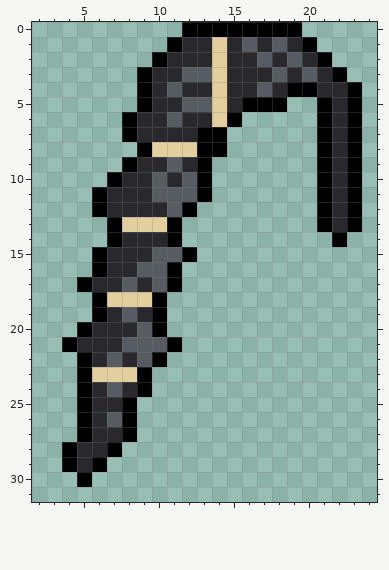
Two states of a pixel-art sprite, gfx/MShockXotto+/pngs_tiles_32x32/character/overlay/mutations/hair/overlay_mutation_hair_braid_var_black.png. The picture above was drawn from the file before the commit.
The file is 32x32 pixels. Shown: x 2..24, y 0..31.
New version:
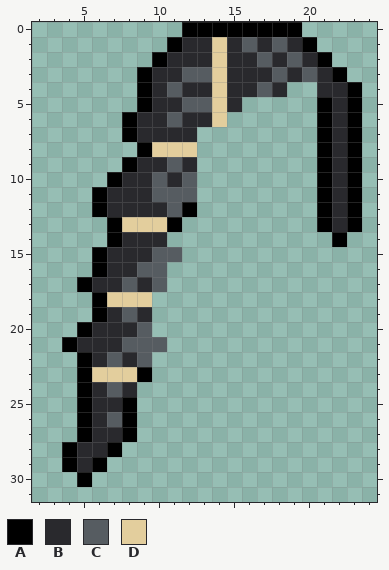
Palette (. is transparent): A #000000  B #29292d  C #565c61  D #e3ce9d
Diff:
The edit erases colour A in row 4 at x 19 to 20; in row 5 at x 16 to 18; in row 6 at x 15; in rows 7 to 8 at x 13 to 14; in rows 9 to 11 at x 13; in row 14 at x 11.
The edit erases colour A in row 15 at x 12; in rows 16 to 17 at x 11; in rows 18 to 20 at x 10; in row 21 at x 11; in row 22 at x 10; in row 24 at x 9.
Pixel boxes of the changes (left, top, right, bottom) in both pictures:
erased: (137, 82, 317, 397)
